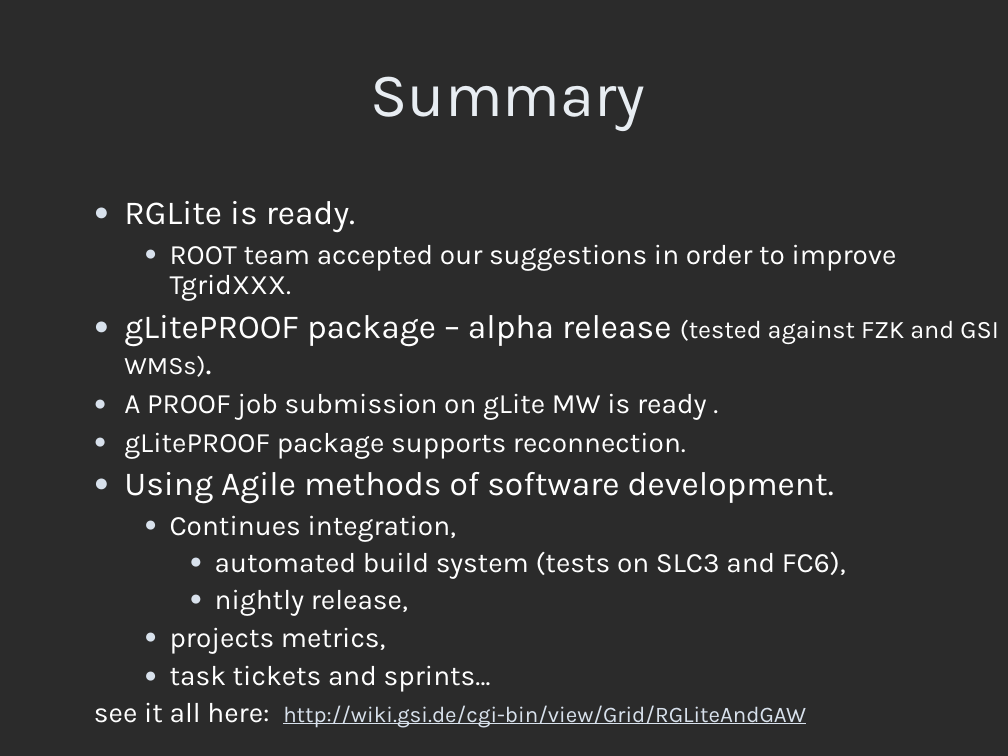
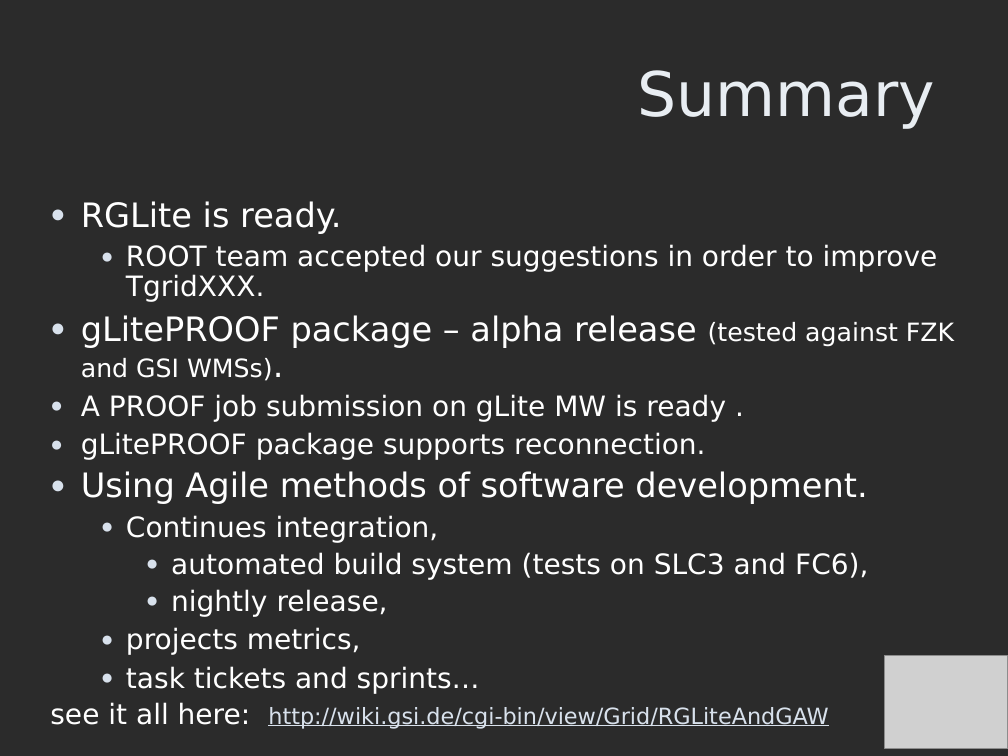
Before and after one commit to AnarManafov/PoDDocumentation, a slide deck: slide 13 of PROOF-Workshop/2007-Nov/PROOF-Workshop-2007-RGLite_gLitePROOF-GSI.ppt. Drawn at 1008x756 pixels with LibreOffice and Linux fonts; fonts in the diff are those of the drawing; grey boxes stand for pictures; background and template pictures are left out; a plain dark background stands for a picture behind light text. Boxes give left, top, right and bottom in pixels: in the first picture for what was removed or moved away, otherwise in the second. Text is boxed around its words. In the diff, an @@ line names an element or a change of style, - is before the commit and + after.

Commit message:
Documentation_modified: The PROOF-Workshop-2007 presentation has been updated to version 0.4(RC1)

```diff
--- a/PROOF-Workshop/2007-Nov/PROOF-Workshop-2007-RGLite_gLitePROOF-GSI.ppt
+++ b/PROOF-Workshop/2007-Nov/PROOF-Workshop-2007-RGLite_gLitePROOF-GSI.ppt
@@ title "Summary": place and size @@
-title "Summary" at (371,76,645,131)
+title "Summary" at (638,70,935,129)
@@ title "Summary" at (638,70,935,129): font Karla to DejaVu Sans; alignment centre to right @@
@@ text "RGLite is ready.": place and size @@
-text "RGLite is ready." at (94,201,999,728)
+text "RGLite is ready." at (50,201,954,729)
@@ text "RGLite is ready." at (50,201,954,729): font Karla to DejaVu Sans; vertical alignment top to middle @@
@@ picture added at (885,656,1008,749) @@
```
Also in this commit, not shown: 8 other slides changed, 1 slide added, 2 slides removed.
